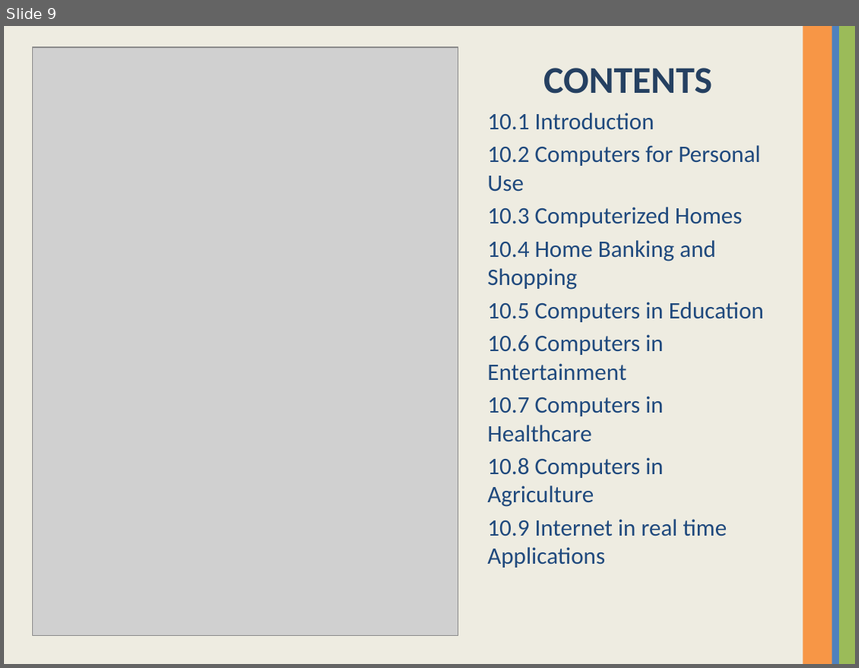
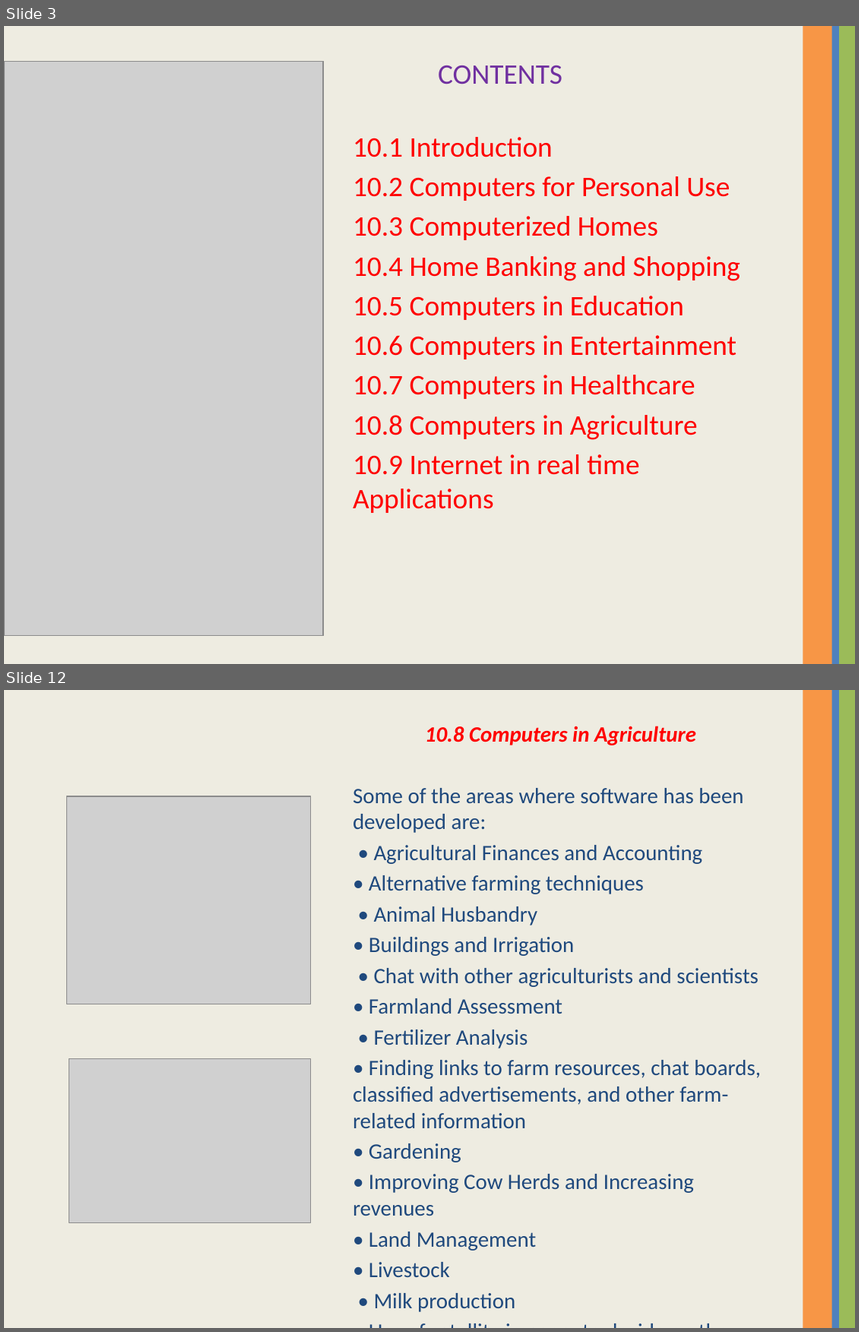
Before and after one commit to Suwetha/Suwetha, a slide deck: COMPUTER.pptx. Shown one above the other, each under a label of ours: slide 9 before the commit, slides 3 and 12 after it; the slides between them are not shown. The pictures are 859x668 and 859x1332 pixels, drawn with LibreOffice and Linux fonts; fonts in the diff are those of the drawing; grey boxes stand for pictures. Boxes give left, top, right and bottom in pixels: in the first picture for what was removed or moved away, otherwise in the second. Text is boxed around its words. In the diff, an @@ line names an element or a change of style, - is before the commit and + after.

```diff
--- a/COMPUTER.pptx
+++ b/COMPUTER.pptx
@@ slide 12 added at [4, 690, 855, 1328], background #EEECE1; not listed: 3 template elements that a slide beside it also shows @@
@@ text added at [353, 726, 761, 1312], 18.6 pt, text #1F497D @@
+10.8 Computers in Agriculture
+Some of the areas where software has been developed are:
+• Agricultural Finances and Accounting
+• Alternative farming techniques
+• Animal Husbandry
+• Buildings and Irrigation
+• Chat with other agriculturists and scientists
+• Farmland Assessment
+• Fertilizer Analysis
+• Finding links to farm resources, chat boards, classified advertisements, and other farm-related information
+• Gardening
+• Improving Cow Herds and Increasing revenues
+• Land Management
+• Livestock
+• Milk production
+• Use of satellite imagery to decide on the crops
@@ picture added at [67, 796, 310, 1004] @@
@@ picture added at [69, 1059, 310, 1223] @@
@@ what was slide 9 is now slide 3 @@
@@ slide 3 changed as well @@
@@ text "CONTENTS": place and size @@
-text "CONTENTS" at [487, 68, 764, 568]
+text "CONTENTS" at [353, 66, 740, 513]
@@ text "CONTENTS" at [353, 66, 740, 513]: size 32 to 24 pt, text colour #254061 to #7030A0, bold off in "CONTENTS"; size 20 to 24 pt, text colour #1F497D to #FF0000; alignment centre to left; less space between paragraphs @@
@@ picture added at [4, 62, 323, 636] @@
@@ picture: place and size @@
-picture at [32, 47, 458, 636]
+picture at [11, 62, 323, 636]
```
Also in this commit, not shown: 2 other slides changed, 31 other slides added, 6 slides removed.
